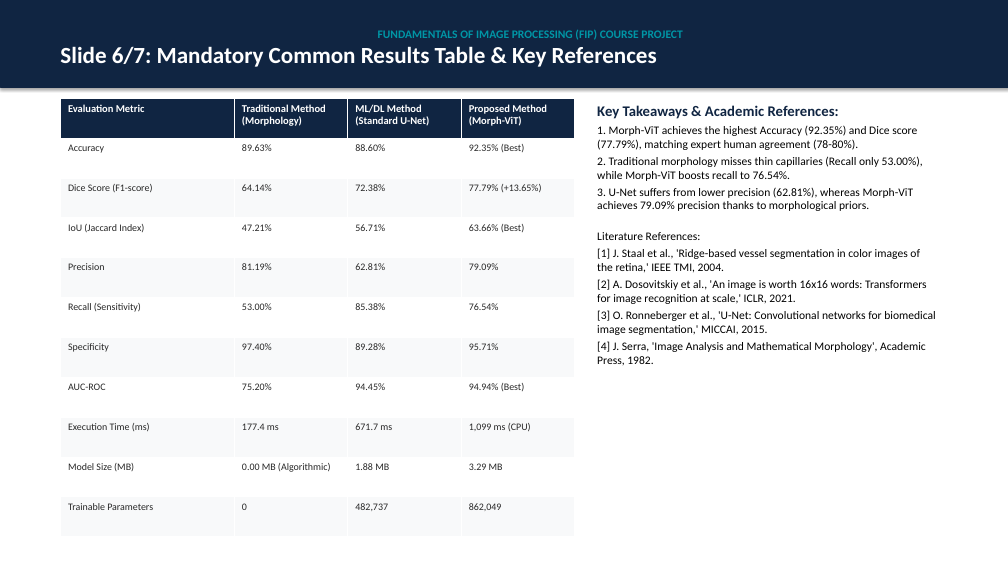
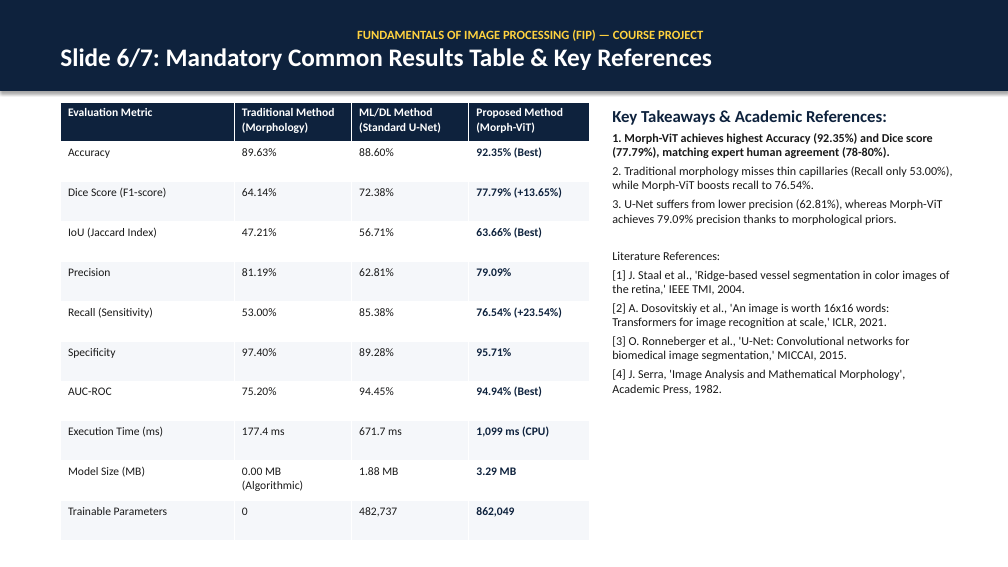
Before and after one commit to pavanpoojary348/retinal-vessel-segmentation, a slide deck: slide 7 of presentation.pptx. Drawn at 1008x567 pixels with LibreOffice and Linux fonts; fonts in the diff are those of the drawing. Boxes give left, top, right and bottom in pixels: in the first picture for what was removed or moved away, otherwise in the second. Text is boxed around its words. In the diff, an @@ line names an element or a change of style, - is before the commit and + after.

Commit message:
style: enlarge presentation typography and fix title slide contrast

```diff
--- a/presentation.pptx
+++ b/presentation.pptx
@@ rectangle "FUNDAMENTALS OF IMAGE PROCESSING (FIP) ...": place and size @@
-rectangle "FUNDAMENTALS OF IMAGE PROCESSING (FIP) ..." at bbox=[0, 0, 1008, 87]
+rectangle "FUNDAMENTALS OF IMAGE PROCESSING (FIP) ..." at bbox=[0, 0, 1008, 91]
@@ rectangle "FUNDAMENTALS OF IMAGE PROCESSING (FIP) ..." at bbox=[0, 0, 1008, 91]: fill #102542 to #0E223D; outline #102542 0.75 pt to #0E223D 0.75 pt @@
@@ text in rectangle at bbox=[60, 48, 712, 70]: size 22 to 24 pt in "Slide 6/7: Mandatory Common Results Table & ..." @@
@@ text in rectangle at bbox=[357, 30, 703, 41]: text changed; size 11 to 12 pt; text colour #0096A6 to #FFD23F @@
-FUNDAMENTALS OF IMAGE PROCESSING (FIP) COURSE PROJECT
+FUNDAMENTALS OF IMAGE PROCESSING (FIP) — COURSE PROJECT
@@ table at bbox=[60, 102, 590, 541] @@
-row 1: Evaluation Metric | Traditional Method / (Morphology) | ML/DL Method / (Standard U-Net) | Proposed Method / (Morph-ViT)
+row 1: Evaluation Metric | Traditional Method (Morphology) | ML/DL Method (Standard U-Net) | Proposed Method (Morph-ViT)
-row 6, column 4: 76.54%
+row 6, column 4: 76.54% (+23.54%)
@@ fill #102542 to #0E223D in row 1 @@
@@ fill #F8F9FA to #F5F7FA in 20 cells @@
@@ size 10 to 11 pt in "Evaluation Metric" @@
@@ size 9.5 to 11 pt in "Accuracy", "89.63%", "88.60%", "92.35% (Best)" and 35 more places @@
@@ text colour #282828 to #191919 in "Accuracy", "89.63%", "88.60%", "Dice Score (F1-score)" and 26 more places @@
@@ text colour #282828 to #0E223D, bold on in "92.35% (Best)", "77.79% (+13.65%)", "63.66% (Best)", "79.09%" and 5 more places @@
@@ table: place and size @@
-table at bbox=[60, 98, 575, 537]
+table at bbox=[60, 102, 590, 541]
@@ text "Key Takeaways & Academic References:": place and size @@
-text "Key Takeaways & Academic References:" at bbox=[597, 105, 936, 365]
+text "Key Takeaways & Academic References:" at bbox=[612, 110, 953, 395]
@@ text at bbox=[612, 110, 953, 395]: size 14 to 16 pt, text colour #102542 to #0E223D in "Key Takeaways & Academic References:"; size 11 to 11.5 pt, text colour #000000 to #191919 in "2. Traditional morphology misses thin capillaries (Recall ...", "3. U-Net suffers from lower precision (62.81%), ...", "Literature References:", "[1] J. Staal et al., 'Ridge-based vessel ..." and 3 more places; more space between paragraphs @@
@@ text at bbox=[612, 133, 933, 158]: text changed; size 11 to 11.5 pt; text colour #000000 to #191919; bold on @@
-1. Morph-ViT achieves the highest Accuracy (92.35%) and Dice score (77.79%), matching expert human agreement (78-80%).
+1. Morph-ViT achieves highest Accuracy (92.35%) and Dice score (77.79%), matching expert human agreement (78-80%).
```
Also in this commit, not shown: 6 other slides changed, 5 other files.
